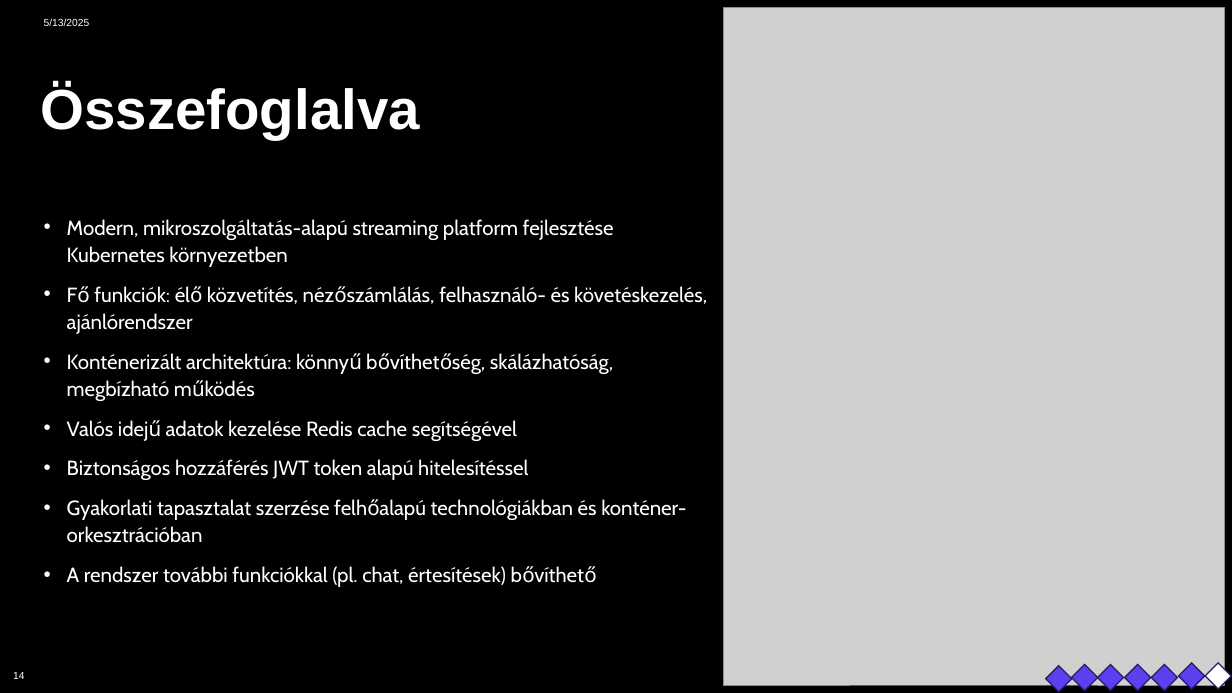
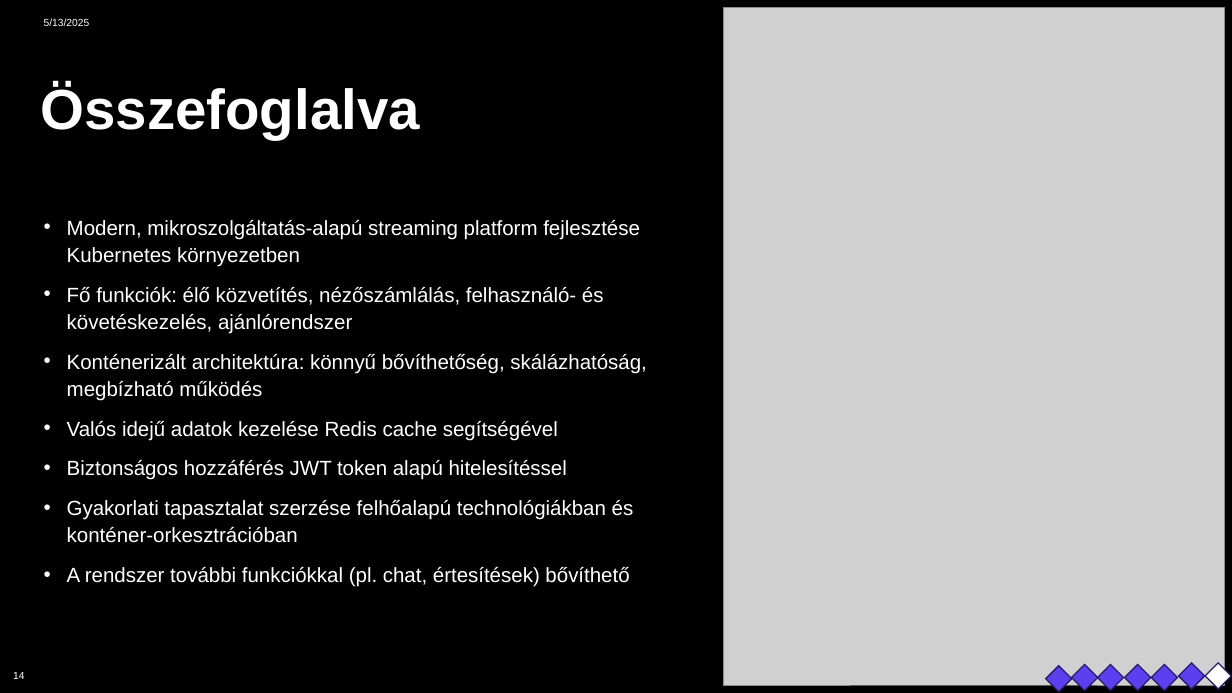
Before and after one commit to GriffManoue/live-streaming-kubernetes, a slide deck: slide 14 of Documents/live-streaming-service-presentation.pptx. Drawn at 1232x693 pixels with LibreOffice and Linux fonts; fonts in the diff are those of the drawing; grey boxes stand for pictures. Boxes give left, top, right and bottom in pixels: in the first picture for what was removed or moved away, otherwise in the second. Text is boxed around its words. In the diff, an @@ line names an element or a change of style, - is before the commit and + after.

Commit message:
fix: Update live streaming service presentation

```diff
--- a/Documents/live-streaming-service-presentation.pptx
+++ b/Documents/live-streaming-service-presentation.pptx
@@ text "Modern, mikroszolgáltatás-alapú streaming platform fejleszté ..." at [67,220,647,587]: font Cabin to Arial @@
```
Also in this commit, not shown: 3 other slides changed.
